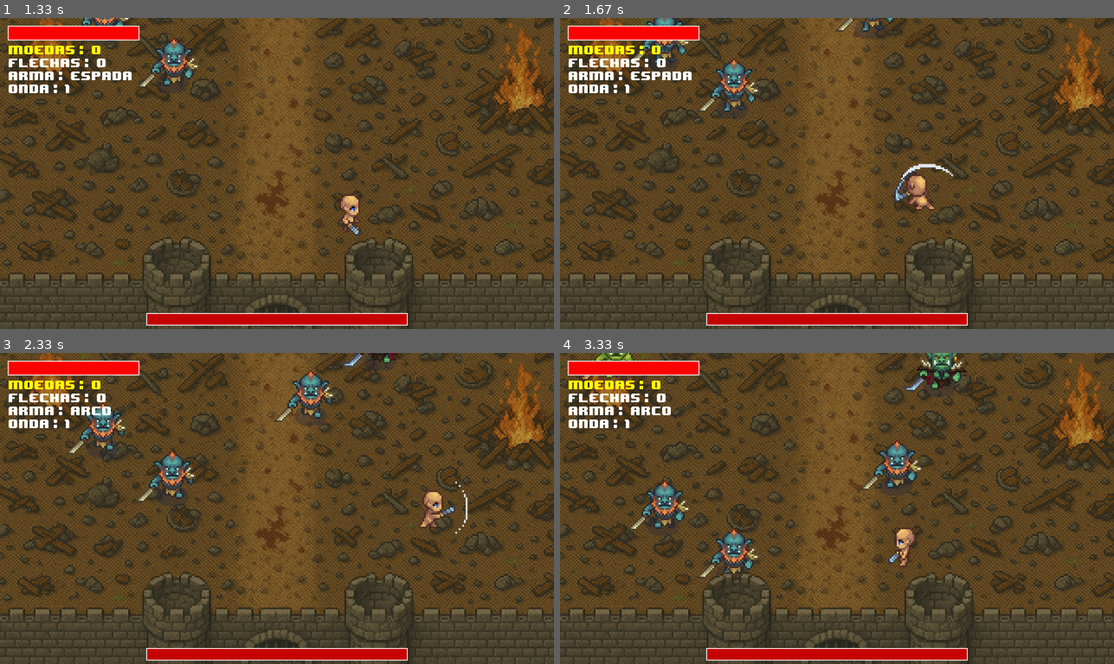
Above: before the commit, frames 1-4 (two rows, left to right).
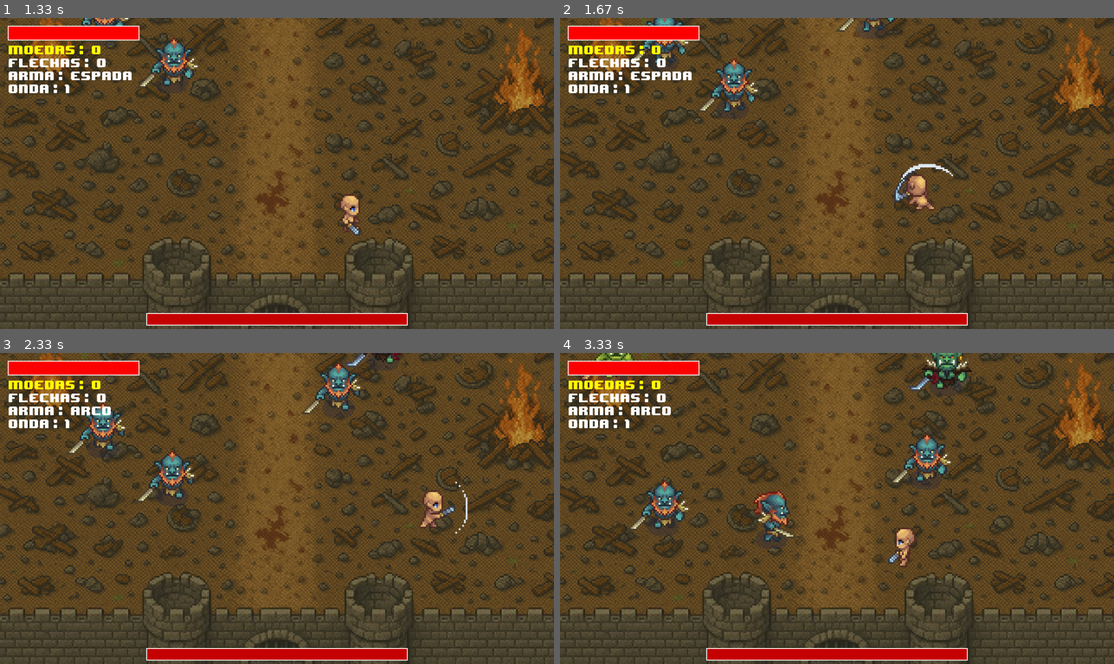
Above: after the commit, the same moments.

Repository: raphaelcseb/Pygame-Dungeon-Defenders
Game: pygame game, started from jogo.py
Same seed, same stepped clock (60 frames per second), same inputs: the game is played once before the commit and once after it.
Inputs:
- Up to frame 1 (1.33 s): tap Space at 0.33, 0.67, 1.07 s; hold Right from 1 s (still down)
- Up to frame 2 (1.67 s): tap Space at 1.37, 1.57 s; release Right at 1.47 s; hold Up from 1.5 s (still down)
- Up to frame 3 (2.33 s): release Up at 1.8 s; hold Right 1.83-2.3 s; tap Space at 1.9, 2.2 s; tap 2 at 1.98 s
- Up to frame 4 (3.33 s): hold Left 2.33-2.87 s; tap Space at 2.4, 2.7, 2.97, 3.3 s; hold Down 2.9-3.2 s; hold Left from 3.23 s (still down)

Frame 1 is identical in both runs. In frame 2, less than 0.1% of the frame differs, in the area x 49-61%, y 0-5%; in frame 3, 1.6%; in frame 4, 3.6%, in the area x 25-75%, y 0-73%.

Commit message:
seguir + remover especial

Diff:
--- a/jogo.py
+++ b/jogo.py
@@ -373,7 +373,7 @@
         atributo.hp = 2
         atributo.dano = 10
         atributo.tipo = "orc1"
-        atributo.seguir = 300
+        atributo.seguir = 500
         super().__init__(x, y)
 
 class Orc2Enemy(OrcBase):
@@ -386,7 +386,7 @@
         atributo.hp = 1
         atributo.dano = 8
         atributo.tipo = "orc2"
-        atributo.seguir = 300
+        atributo.seguir = 500
         super().__init__(x, y)
 
     def ao_morrer(atributo):
@@ -402,7 +402,7 @@
         atributo.hp = 3
         atributo.dano = 12
         atributo.tipo = "orc3"
-        atributo.seguir = 300
+        atributo.seguir = 500
         super().__init__(x, y)
 
     def ao_morrer(atributo):
@@ -1211,7 +1211,10 @@
                         estado_de_jogo.player_machucado_frame_timer = 0
                         if estado_de_jogo.HP <= 0:
                             estado_de_jogo.player_morto = True
-                        # Não remover efeito aqui, permitindo múltiplos danos
+
+                    efeitos_especiais.remove(efeito)
+                    continue
+
 
             pygame.draw.circle(tela, (255, 0, 0), (int(efeito['x']), int(efeito['y'])), 6)
             pygame.draw.rect(tela, (0, 0, 255), pygame.Rect(efeito['x'], efeito['y'], 12, 12), 2)
